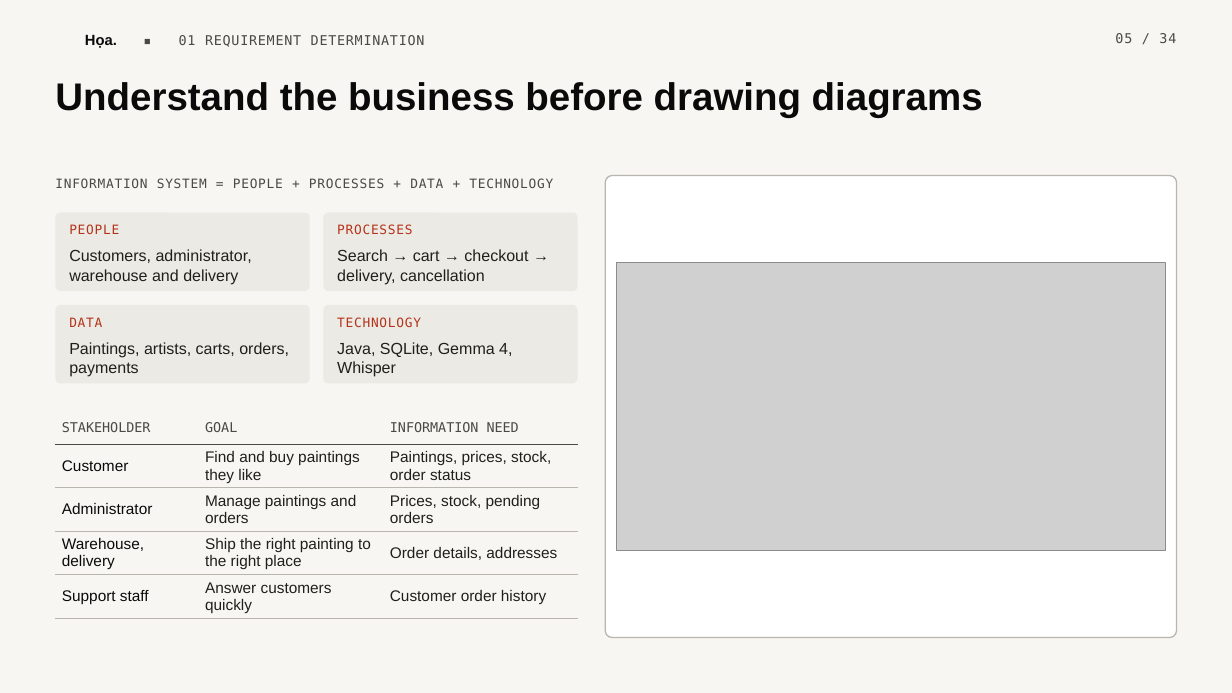
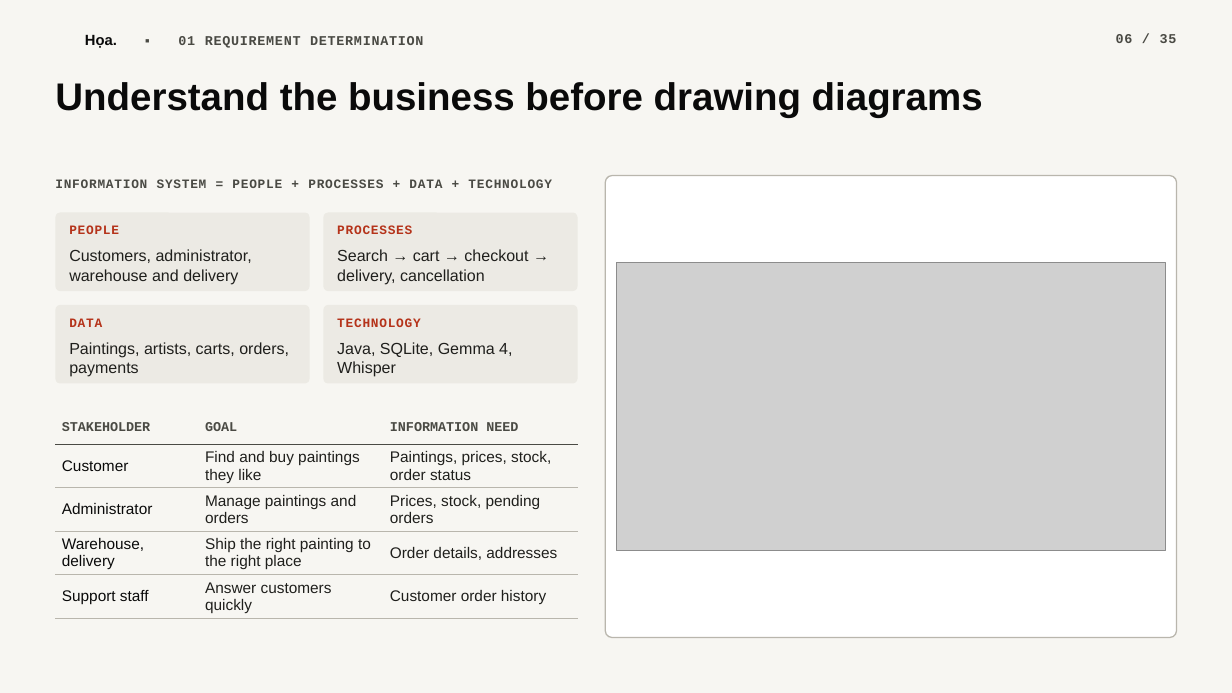
Before and after one commit to scalliontor/Hoa, a slide deck: slide 6 of slides/thuyettrinh_Hoa.pptx (slide 5 before the commit). Drawn at 1232x693 pixels with LibreOffice and Linux fonts; fonts in the diff are those of the drawing; grey boxes stand for pictures; background and template pictures are left out. Boxes give left, top, right and bottom in pixels: in the first picture for what was removed or moved away, otherwise in the second. Text is boxed around its words. In the diff, an @@ line names an element or a change of style, - is before the commit and + after.

```diff
--- a/slides/thuyettrinh_Hoa.pptx
+++ b/slides/thuyettrinh_Hoa.pptx
@@ text "Họa. ▪ 01 REQUIREMENT DETERMINATION" at [85, 35, 423, 48]: font DejaVu Sans Mono to Courier New, bold on in "▪ 01 REQUIREMENT DETERMINATION" @@
@@ text at [1116, 34, 1177, 43]: text changed; font DejaVu Sans Mono to Courier New; bold on @@
-05 / 34
+06 / 35
@@ font DejaVu Sans Mono to Courier New, bold on in 5 elements at [55, 179, 552, 188], [69, 225, 119, 234], [337, 225, 412, 234], [69, 318, 102, 327], [337, 318, 421, 327] @@
@@ table at [55, 411, 578, 618] @@
@@ font DejaVu Sans Mono to Courier New, bold on in "STAKEHOLDER", "GOAL", "INFORMATION NEED" @@
```
Also in this commit, not shown: 33 other slides changed, 1 slide added, 9 other files.
